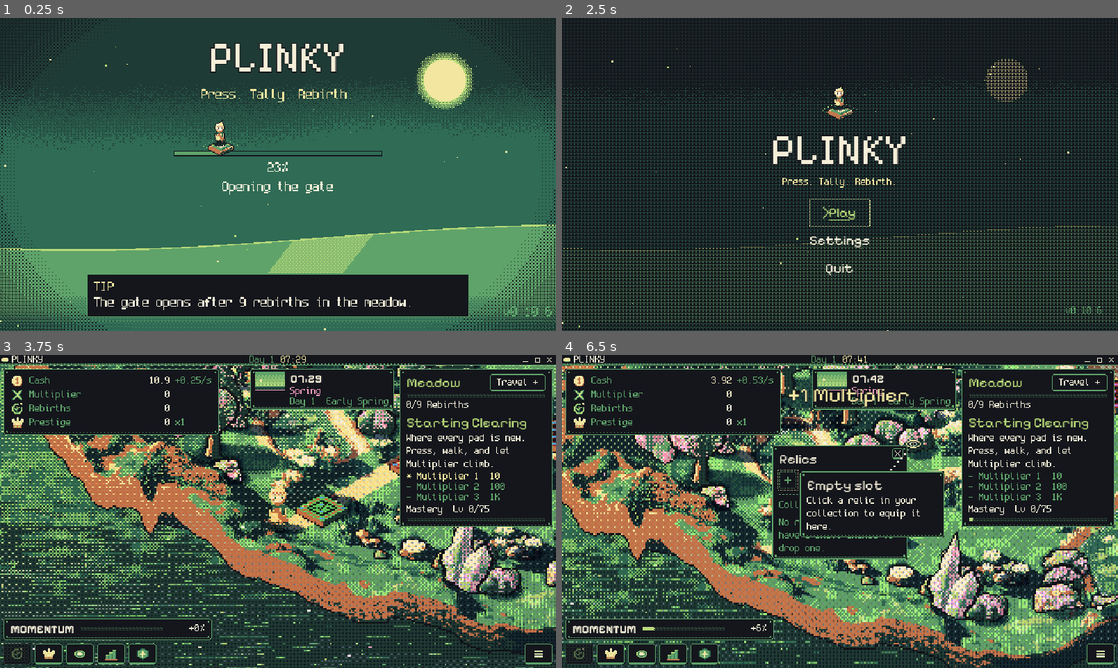
Above: before the commit, frames 1-4 (two rows, left to right).
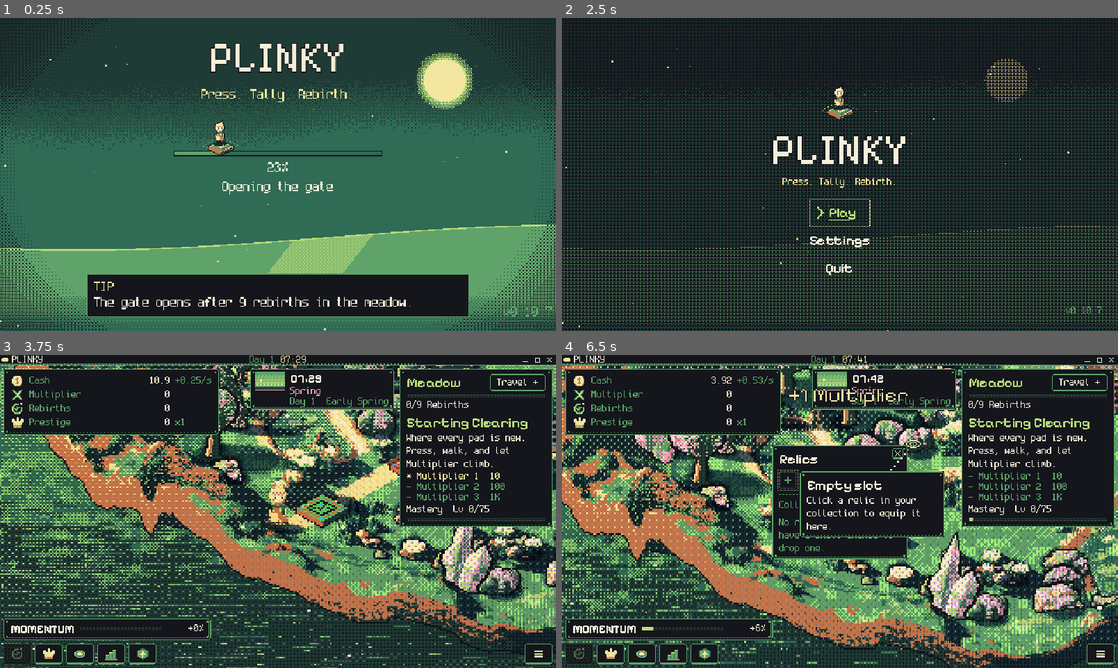
Above: after the commit, the same moments.

Repository: FreezingShock/Plinky
Game: Godot game, scene res://boot/boot.tscn
Same seed, same stepped clock (60 frames per second), same inputs: the game is played once before the commit and once after it.
Inputs (mouse positions are in pixels of both pictures, inside the frame that each line leads up to):
- Up to frame 1 (0.25 s): no input
- Up to frame 2 (2.5 s): tap Enter (ui_accept) at 0.5, 0.77, 1.07 s; move the mouse to (962, 158) at 0.52 s; hold D 0.53-1.25 s; tap Space at 0.6 s; click (962, 158) at 0.67 s; drag from (728, 190) to (812, 237) at 1.27 s; move the mouse to (895, 105) at 2.02 s; hold D from 2.03 s (still down); tap 2 at 2.1 s
- Up to frame 3 (3.75 s): release D at 2.75 s; click (278, 549) at 2.75 s; click "Skip tips" at 3.5 s
- Up to frame 4 (6.5 s): drag from (812, 574) to (673, 464) at 4.27 s; move the mouse to (1006, 558) at 5.02 s; hold A (plinky_left) 5.03-5.75 s; tap 1 at 5.1 s; tap Enter (ui_accept) at 5.27, 5.57 s; tap R at 5.75 s; drag from (973, 411) to (756, 433) at 5.77 s

The runs differ from the first frame. In frame 1, less than 0.1% of the frame differs, in the area x 98-100%, y 92-96%; in frame 2, 0.5%; in frame 3, 0.6%; in frame 4, 1.1%, in the area x 1-95%, y 6-92%.

Commit message:
Hamburger menu: solid tile hover, spaced > marker, crisp Pixelify Sans (v0.10.7)
Co-Authored-By: Claude Sonnet 5.5 <noreply@anthropic.com>
Claude-Session: https://claude.ai/code/session_01Pmx9dV9iADZojZrNJKE5DY

Diff:
--- a/core/build_info.gd
+++ b/core/build_info.gd
@@ -3,7 +3,7 @@
 ## Single source of truth for the game version (docs/versioning.md). Shown on the boot screen and the Update Log, stamped on feedback notes. Keep in step with the
 ## export presets' file_version / short_version and the release tag.
 
-const VERSION: String = "0.10.6"
+const VERSION: String = "0.10.7"
 
 const CHANGELOG_PATH: String = "res://CHANGELOG.md"
 
--- a/tests/test_title.gd
+++ b/tests/test_title.gd
@@ -19,6 +19,8 @@
 	t.eq(MenuTextButton.nudge_px(5.0), MenuTextButton.NUDGE, "nudge is clamped")
 	t.eq(MenuTextButton.underline_px(100.0, 0.5), 50, "the underline sweeps out in whole texels")
 	t.eq(MenuTextButton.underline_px(100.0, 0.0), 0, "no underline at rest")
+	t.ok(MenuTextButton.ARROW_GAP >= 3, "the > marker keeps a gap before the first letter")
+	t.ok(CrispFont.apply(MenuTextButton.FONT).antialiasing == TextServer.FONT_ANTIALIASING_NONE, "Pixelify Sans renders without grey anti-aliasing")
 
 	var root: Node = (t as SceneTree).root
 	var b := MenuTextButton.new()
--- a/ui/ascii_box.gd
+++ b/ui/ascii_box.gd
@@ -3,7 +3,7 @@
 ## Notched, dithered frame drawn texel by texel (Spleen has no box-drawing glyphs).
 ## Kinds: PANEL, BUTTON, HOVER, PRESSED, DISABLED. Colours come from RelicStyle (zone palette).
 
-enum Kind { PANEL, BUTTON, HOVER, PRESSED, DISABLED }
+enum Kind { PANEL, BUTTON, HOVER, PRESSED, DISABLED, SELECT }
 
 const BAYER: Array[int] = [0, 8, 2, 10, 12, 4, 14, 6, 3, 11, 1, 9, 15, 7, 13, 5]
 
@@ -63,6 +63,9 @@
 			fill = RelicStyle.accent
 		Kind.DISABLED:
 			edge = RelicStyle.ink.lerp(RelicStyle.edge, 0.3)
+		Kind.SELECT:   # tiles: a solid lifted panel in accent, so the label never sits on noise
+			edge = RelicStyle.accent
+			fill = RelicStyle.ink.lerp(RelicStyle.edge, 0.22)
 	_px(ci, x, y, w, h, fill)
 	# 1 texel border with the corners notched.
 	_px(ci, x + 2, y, w - 4, 1, edge)
@@ -82,6 +85,9 @@
 	elif kind == Kind.HOVER:
 		_dither(ci, Rect2(x + 2, y + 2, w - 4, h - 5), edge, 3, phase)
 		_px(ci, x + 2, y + h - 2, w - 4, 1, edge)
+	elif kind == Kind.SELECT:   # dither only as a quiet accent: one dotted row under the border
+		_dither(ci, Rect2(x + 3, y + h - 3, w - 6, 1), edge, 6)
+		_px(ci, x + 2, y + h - 2, w - 4, 1, edge)
 	elif kind == Kind.DISABLED:
 		_dither(ci, Rect2(x + 2, y + 2, w - 4, h - 4), edge, 3)
 	elif kind == Kind.BUTTON:
--- /dev/null
+++ b/ui/fx/crisp_font.gd
@@ -0,0 +1,13 @@
+class_name CrispFont
+extends RefCounted
+## Makes a vector face (Pixelify Sans) render pixel-crisp: no grey anti-aliasing, full hinting, no subpixel
+## positioning. The import settings aren't committed (*.import is ignored), so the defaults (grey AA, light
+## hinting) would blur the glyphs; set them on the shared resource in code instead. Use integer font sizes.
+
+
+static func apply(f: FontFile) -> FontFile:
+	f.antialiasing = TextServer.FONT_ANTIALIASING_NONE
+	f.hinting = TextServer.HINTING_NORMAL
+	f.subpixel_positioning = TextServer.SUBPIXEL_POSITIONING_DISABLED
+	f.force_autohinter = false
+	return f
--- a/ui/fx/gallery_tile.gd
+++ b/ui/fx/gallery_tile.gd
@@ -19,6 +19,7 @@
 ## 0 label hidden .. 1 fully typed in. Read by tests.
 var label_t: float = 0.0
 var _settle: float = 0.0
+var _select: AsciiBox = AsciiBox.make(AsciiBox.Kind.SELECT, 0.0, 0.0)
 
 
 func _ready() -> void:
@@ -26,6 +27,8 @@
 	text = ""
 	custom_minimum_size = Vector2(W, H)
 	clip_text = true
+	# Hover is a solid lifted panel (no dither wash behind the icon and label); focus draws the same panel.
+	add_theme_stylebox_override("hover", _select)
 
 
 static func lift_px(t: float) -> int:
@@ -49,6 +52,9 @@
 
 
 func _draw() -> void:
+	var mode: int = get_draw_mode()
+	if has_focus() and not disabled and mode != DRAW_HOVER and mode != DRAW_PRESSED and mode != DRAW_HOVER_PRESSED:
+		_select.draw(get_canvas_item(), Rect2(Vector2.ZERO, size))
 	super._draw()
 	var lift: int = lift_px(lift_t)
 	var ix: float = floorf((size.x - ICON) * 0.5)
--- a/ui/fx/menu_text_button.gd
+++ b/ui/fx/menu_text_button.gd
@@ -7,6 +7,8 @@
 ## changes. Reduce motion / flashing snaps instead of easing.
 
 const FONT: FontFile = preload("res://fonts/PixelifySans.ttf")
+## Gap in texels between the ">" marker and the first letter.
+const ARROW_GAP: int = 4
 const FONT_SIZE: int = 16
 const SPEED: float = 9.0
 const NUDGE: int = 4
@@ -26,6 +28,7 @@
 
 
 func _ready() -> void:
+	CrispFont.apply(FONT)
 	super._ready()
 	text = ""
 	flat = true
@@ -68,11 +71,13 @@
 	var down: bool = get_draw_mode() == DRAW_PRESSED or get_draw_mode() == DRAW_HOVER_PRESSED
 	var col: Color = RelicStyle.dim if disabled else rest_color.lerp(accent_color, 1.0 if t > 0.0 else 0.0)
 	var x: float = PAD_X + float(NUDGE) + float(nudge_px(t))
-	var base: float = PAD_Y + FONT.get_ascent(fs) + (1.0 if down else 0.0)
+	var base: float = floorf(PAD_Y + FONT.get_ascent(fs)) + (1.0 if down else 0.0)
 	FONT.draw_string(get_canvas_item(), Vector2(x, base), label, HORIZONTAL_ALIGNMENT_LEFT, -1.0, fs, col)
 	if t > 0.0:
 		# ">" marker slides in from the left; underline sweeps out beneath the text.
-		var mx: float = PAD_X - 2.0 + float(nudge_px(t)) * 0.5
+		# Right-aligned a fixed gap before the first letter, on whole texels, so the two never touch.
+		var aw: float = ceilf(FONT.get_string_size(">", HORIZONTAL_ALIGNMENT_LEFT, -1.0, fs).x)
+		var mx: float = x - aw - float(ARROW_GAP)
 		FONT.draw_string(get_canvas_item(), Vector2(mx, base), ">", HORIZONTAL_ALIGNMENT_LEFT, -1.0, fs, Color(col, clampf(t * 2.0, 0.0, 1.0)))
 		var uy: float = base + 3.0
 		draw_rect(Rect2(x, uy, float(underline_px(tw, t)), 1.0), col)
Not shown, changed: export_presets.cfg
Not shown, changed: CHANGELOG.md
Not shown, changed: docs/decisions.md
